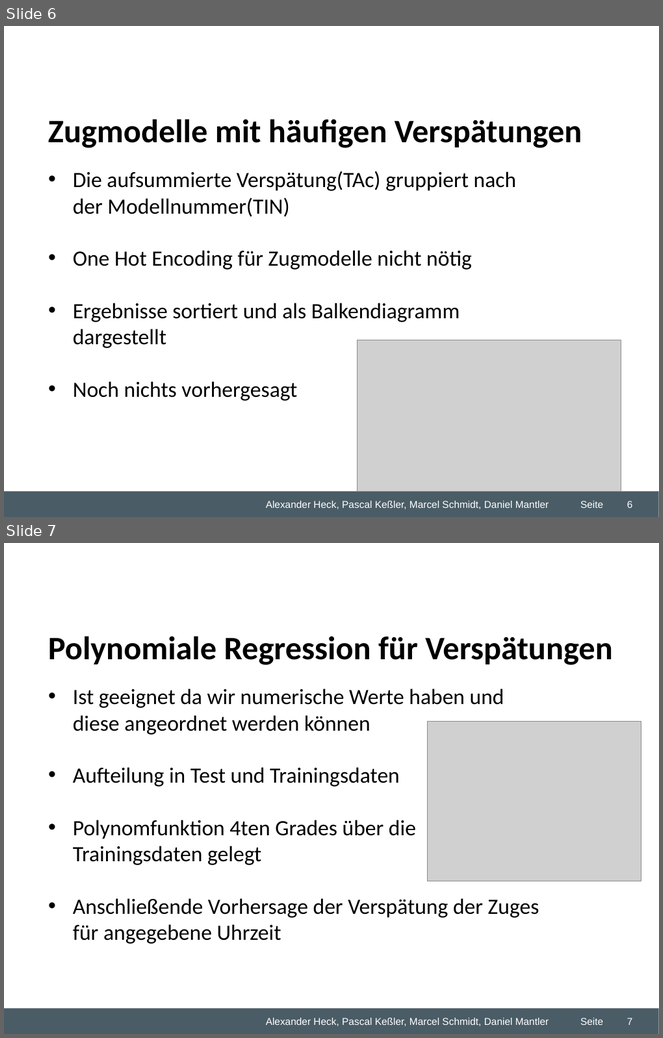
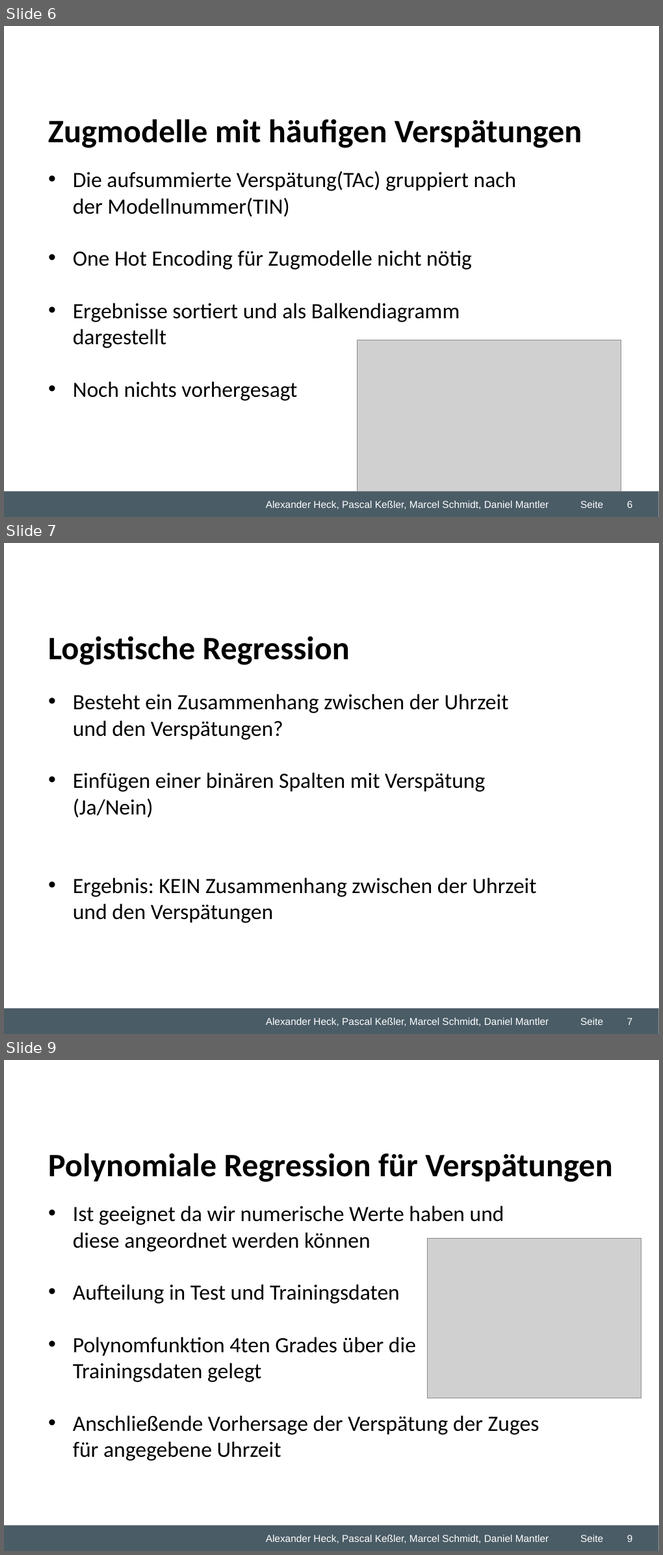
Before and after one commit to dmntlr/predictiveproject, a slide deck: Desktop/Studium/5. Semester/Predictive Analytics/Gruppenarbeit/WZ2 Predicitve Analytics Übung.ppt. Shown one above the other, each under a label of ours: slides 6 and 7 before the commit, slides 6, 7 and 9 after it; the slides between them are not shown. The pictures are 663x1038 and 663x1555 pixels, drawn with LibreOffice and Linux fonts; fonts in the diff are those of the drawing; grey boxes stand for pictures; background and template pictures are left out. Boxes give left, top, right and bottom in pixels: in the first picture for what was removed or moved away, otherwise in the second. Text is boxed around its words. In the diff, an @@ line names an element or a change of style, - is before the commit and + after.

Commit message:
Powerpoint logistische Regression

```diff
--- a/Desktop/Studium/5. Semester/Predictive Analytics/Gruppenarbeit/WZ2 Predicitve Analytics Übung.ppt
+++ b/Desktop/Studium/5. Semester/Predictive Analytics/Gruppenarbeit/WZ2 Predicitve Analytics Übung.ppt
@@ slide 7 added at (4,543,659,1034), background #FFFFFF; not listed: 5 template elements that a slide beside it also shows @@
@@ text added at (48,636,350,665), 36 pt, text #000000, bold @@
+Logistische Regression
@@ text added at (73,694,537,923), 24 pt, text #000000 @@
+• Besteht ein Zusammenhang zwischen der Uhrzeit und den Verspätungen?
+• Einfügen einer binären Spalten mit Verspätung (Ja/Nein)
+• Ergebnis: KEIN Zusammenhang zwischen der Uhrzeit und den Verspätungen
@@ page number added at (627,1018,633,1025), 11 pt, text #FFFFFF @@
+7
@@ what was slide 7 is now slide 9 @@
@@ page number at (627,1535,633,1542): text changed @@
-7
+9
```
Also in this commit, not shown: 1 slide changed, 1 other slide added.
